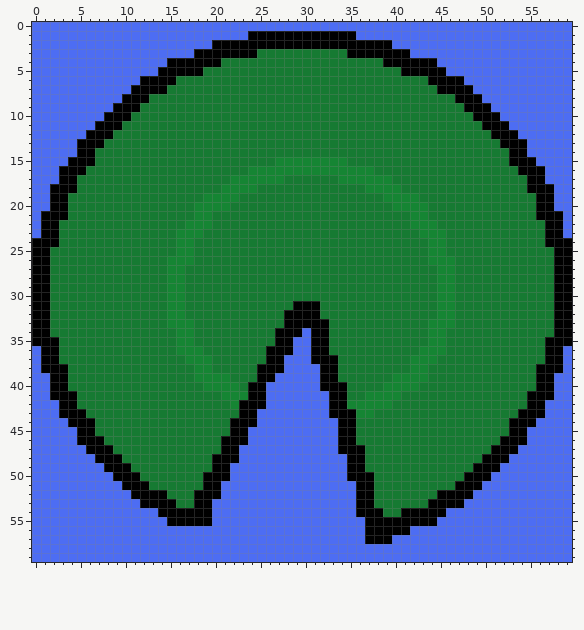
Pixel-art sprite -- assets/floor.png. This is how it looked before the edit.
Colours within 5 levels of each other are drawn and written as one.
New version:
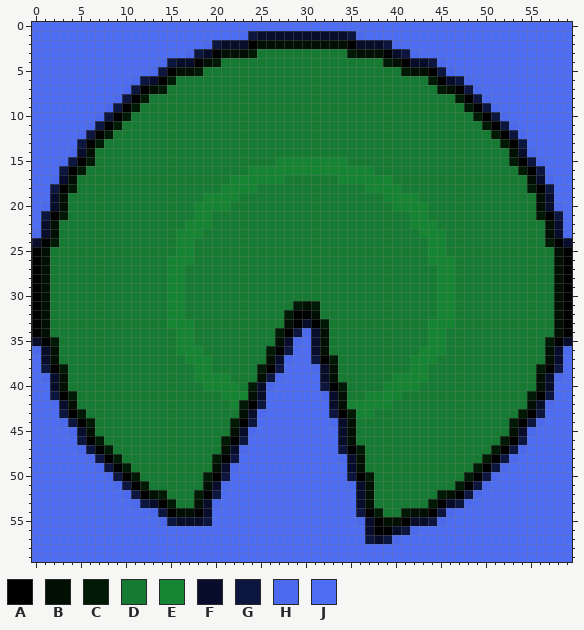
Palette (. is transparent): A #000000  B #011003  C #011a06  D #167a32  E #158533  F #070d2b  G #0d163e  H #4b6aed  J #4d6df3
The edit:
file 180x180 -> 60x60 pixels (blocks of 3x3 -> 1x1; one block is one cell here)
Changed rows in their new state; - is an unchanged pixel.
first column x 0:
 1 -----------------------HGFFFFFFFFFFGH-----------------------
 2 -------------------HGFFF-BBBBBBBBBB-FFFGH-------------------
 3 -----------------HGF-BBBC----------CBBB-FGH-----------------
 4 --------------HGFF-BC------------------CB-FFGH--------------
 5 -------------HG-BBC----------------------CBB-GH-------------
 6 -----------HGF-C----------------------------C-FGH-----------
 7 ----------HG-BC------------------------------CB-GH----------
 8 ---------HG-C----------------------------------C-GH---------
 9 --------HG-C------------------------------------C-GH--------
10 -------HG-C--------------------------------------C-GH-------
11 ------HG-C----------------------------------------C-GH------
12 -----HG-C------------------------------------------C-GH-----
13 -----G-C--------------------------------------------C-G-----
14 ----HFB----------------------------------------------BFH----
15 ---HG-C----------------------------------------------C-GH---
16 ---G-C------------------------------------------------C-G---
17 --HFB--------------------------------------------------BFH--
18 --G-C--------------------------------------------------C-G--
19 --FB----------------------------------------------------BF--
20 -HFB----------------------------------------------------BFH-
21 -G-C----------------------------------------------------C-G-
22 -FB------------------------------------------------------BF-
23 HFB------------------------------------------------------BFH
24 F-C------------------------------------------------------C-F
25 -B--------------------------------------------------------B-
26 -B--------------------------------------------------------B-
27 -B--------------------------------------------------------B-
28 -B--------------------------------------------------------B-
29 -B--------------------------------------------------------B-
30 -B--------------------------------------------------------B-
31 -B---------------------------CBC--------------------------B-
32 -B--------------------------C--B--------------------------B-
33 -B--------------------------B-F-C-------------------------B-
34 -B-------------------------C-GHFB-------------------------B-
35 F-C------------------------BFH-FB------------------------C-F
36 HFB-----------------------C-G--FB------------------------BFH
37 -FB-----------------------BFH--G-C-----------------------BF-
38 -G-C---------------------C-G---HFB----------------------C-G-
39 -HFB---------------------BGH----FB----------------------BFH-
40 --FB--------------------CFH-----G-C---------------------BF--
41 --G-C-------------------BF------HFB--------------------C-G--
42 --HFB------------------C-G-------FB--------------------BFH--
43 ---G-C-----------------BFH-------G-C------------------C-G---
44 ---HG-C---------------C-G--------HFB-----------------C-GH---
45 ----HFB---------------BFH---------FB-----------------BFH----
46 -----G-C-------------C-G----------FB----------------C-G-----
47 -----HG-C------------BFH----------G-C--------------C-GH-----
48 ------HG-C----------C-G-----------HFB-------------C-GH------
49 -------HG-C---------BFH------------FB------------C-GH-------
50 --------HG-C-------C-G-------------G-C----------C-GH--------
51 ---------HG-C------BFH-------------HFB---------C-GH---------
52 ----------HG-BC---C-G---------------FB-------CB-GH----------
53 -----------HGF-C--BFH---------------FB------C-FGH-----------
54 -------------HG-BB-F----------------G-C--CBB-GH-------------
55 --------------HGFFFG----------------HF-BB-FFGH--------------
56 -------------------------------------F--FGH-----------------
57 -------------------------------------GFGH-------------------
Pixel boxes of the changes (left, top, right, bottom) in both pictures:
changed: (32, 31, 572, 544)
